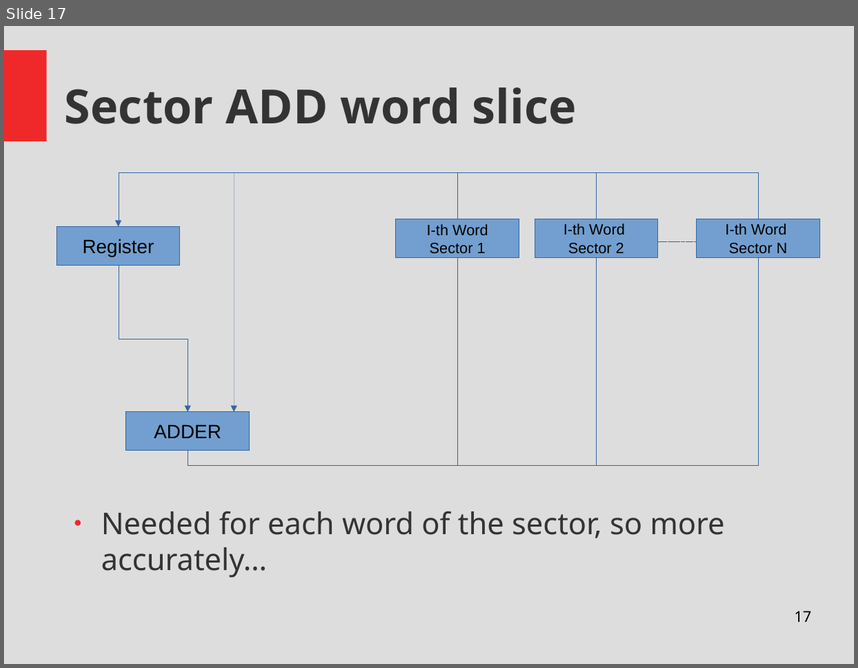
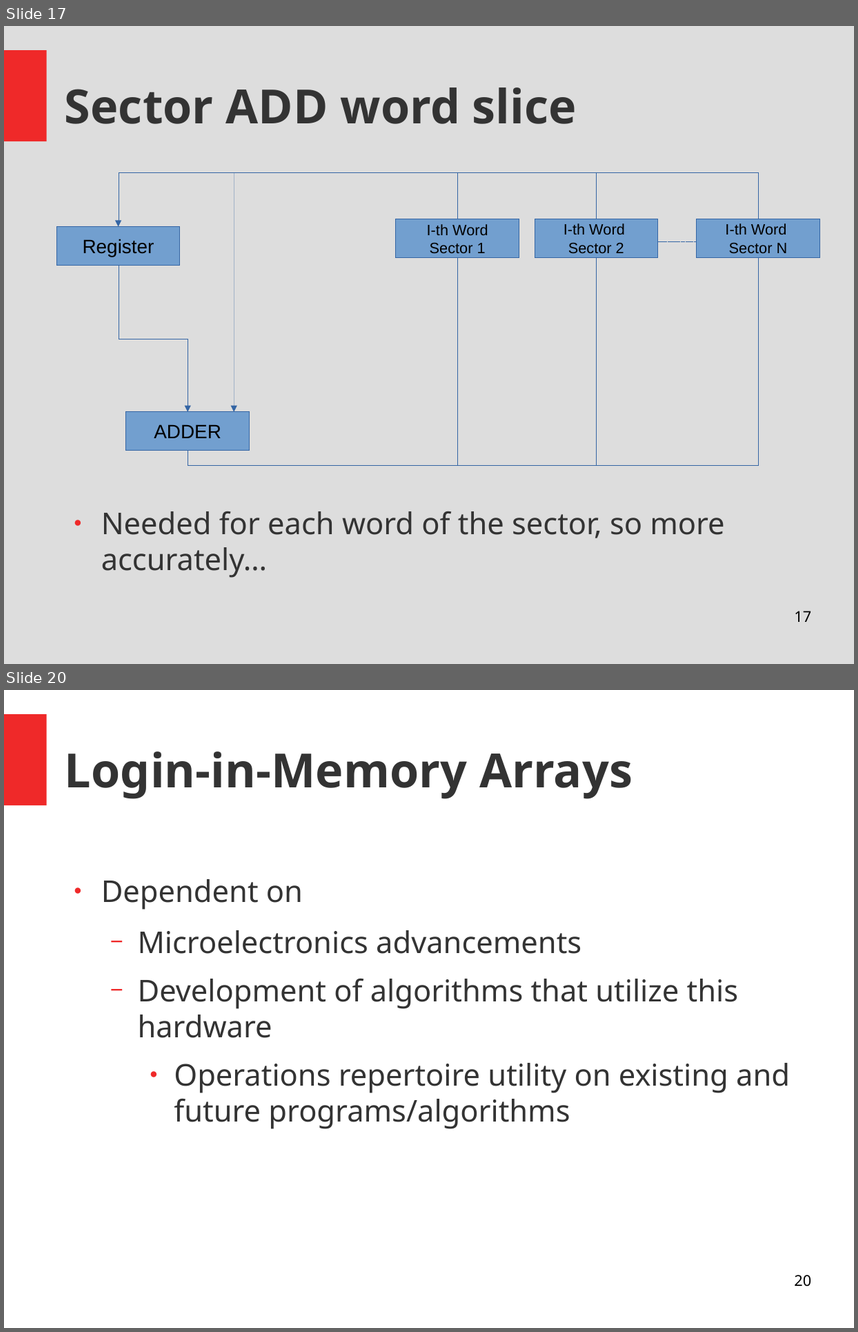
Before and after one commit to Thapep/PPS, a slide deck: inmemory/In Memory Processing Presentation.odp. Shown one above the other, each under a label of ours: slide 17 before the commit, slides 17 and 20 after it; the slides between them are not shown. The pictures are 858x668 and 858x1332 pixels, drawn with LibreOffice and Linux fonts; fonts in the diff are those of the drawing. Boxes give left, top, right and bottom in pixels: in the first picture for what was removed or moved away, otherwise in the second. Text is boxed around its words. In the diff, an @@ line names an element or a change of style, - is before the commit and + after.

```diff
--- a/inmemory/In Memory Processing Presentation.odp
+++ b/inmemory/In Memory Processing Presentation.odp
@@ slide 20 added at box(4, 690, 854, 1328), background #FFFFFF; not listed: 1 template element that a slide beside it also shows @@
@@ title added at box(65, 751, 633, 799), 44 pt, text #333333, bold @@
+Login-in-Memory Arrays
@@ text added at box(101, 879, 790, 1129), 28 pt, text #333333 @@
+● Dependent on
+  − Microelectronics advancements
+  − Development of algorithms that utilize this hardware
+    ● Operations repertoire utility on existing and future programs/algorithms
@@ page number added at box(794, 1274, 811, 1286), 14 pt, text #000000 @@
+20
```
Also in this commit, not shown: 1 slide changed, 5 other slides added, 2 other files.
